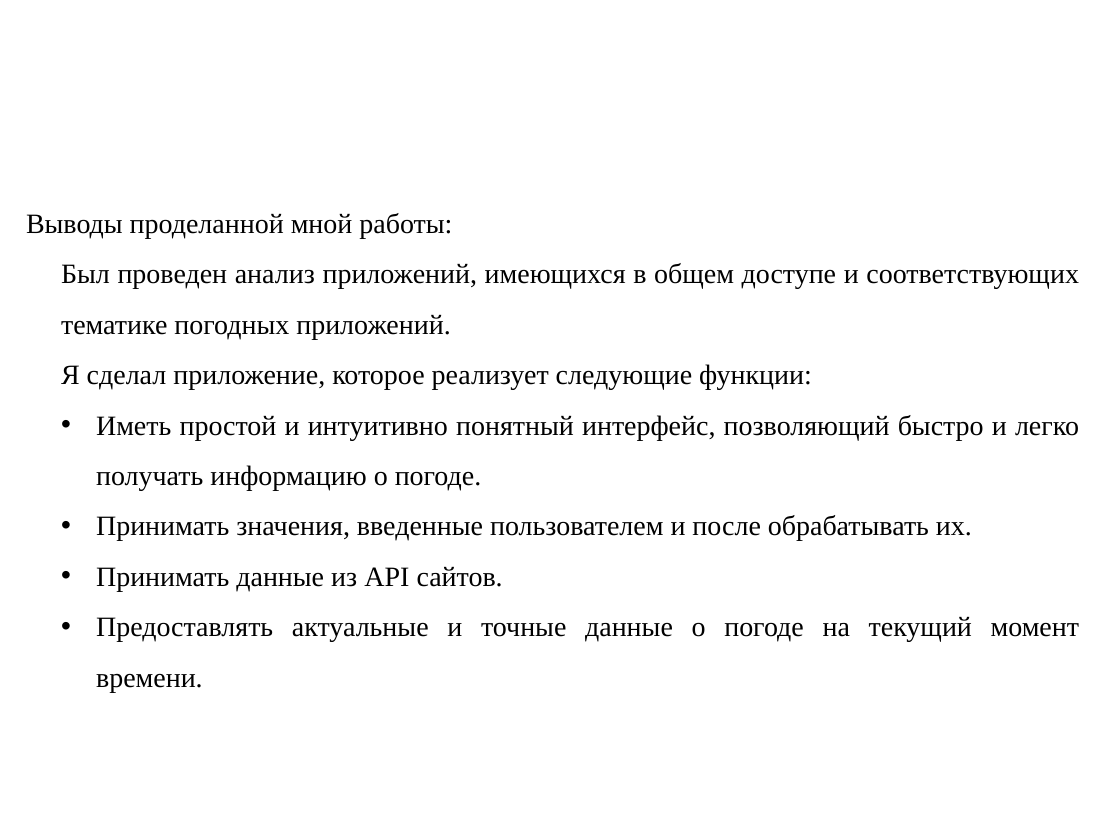
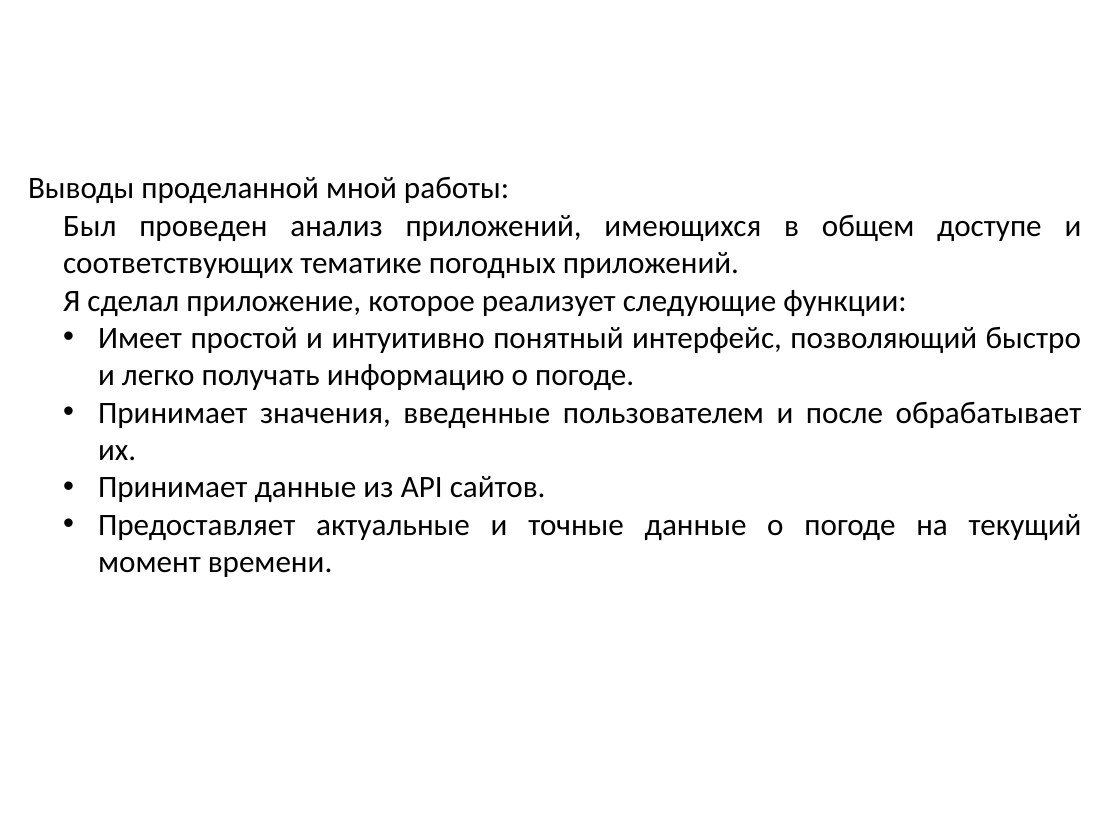
Before and after one commit to rad1anttt/kursa4-_-, a slide deck: slide 13 of Кузьмин презентация.pptx (slide 12 before the commit). Drawn at 1120x840 pixels with LibreOffice and Linux fonts; fonts in the diff are those of the drawing; background and template pictures are left out. Boxes give left, top, right and bottom in pixels: in the first picture for what was removed or moved away, otherwise in the second. Text is boxed around its words. In the diff, an @@ line names an element or a change of style, - is before the commit and + after.

```diff
--- a/Кузьмин презентация.pptx
+++ b/Кузьмин презентация.pptx
@@ text "Выводы проделанной мной работы:": place and size @@
-text "Выводы проделанной мной работы:" at [26,213,1079,692]
+text "Выводы проделанной мной работы:" at [28,177,1082,577]
@@ text at [28,177,1082,316]: size 18 to 20 pt, font Times New Roman to Calibri in "Выводы проделанной мной работы:", "Был проведен анализ приложений, имеющихся в общем ...", "Я сделал приложение, которое реализует следующие функции:"; line spacing 1.5 to 1 @@
@@ text at [98,327,1082,577]: text changed; size 18 to 20 pt; font Times New Roman to Calibri @@
-• Иметь простой и интуитивно понятный интерфейс, позволяющий быстро и легко получать информацию о погоде.
-• Принимать значения, введенные пользователем и после обрабатывать их.
-• Принимать данные из API сайтов.
-• Предоставлять актуальные и точные данные о погоде на текущий момент времени.
+• Имеет простой и интуитивно понятный интерфейс, позволяющий быстро и легко получать информацию о погоде.
+• Принимает значения, введенные пользователем и после обрабатывает их.
+• Принимает данные из API сайтов.
+• Предоставляет актуальные и точные данные о погоде на текущий момент времени.
```
Also in this commit, not shown: 10 other slides changed, 3 slides added, 2 slides removed, 1 other file.
